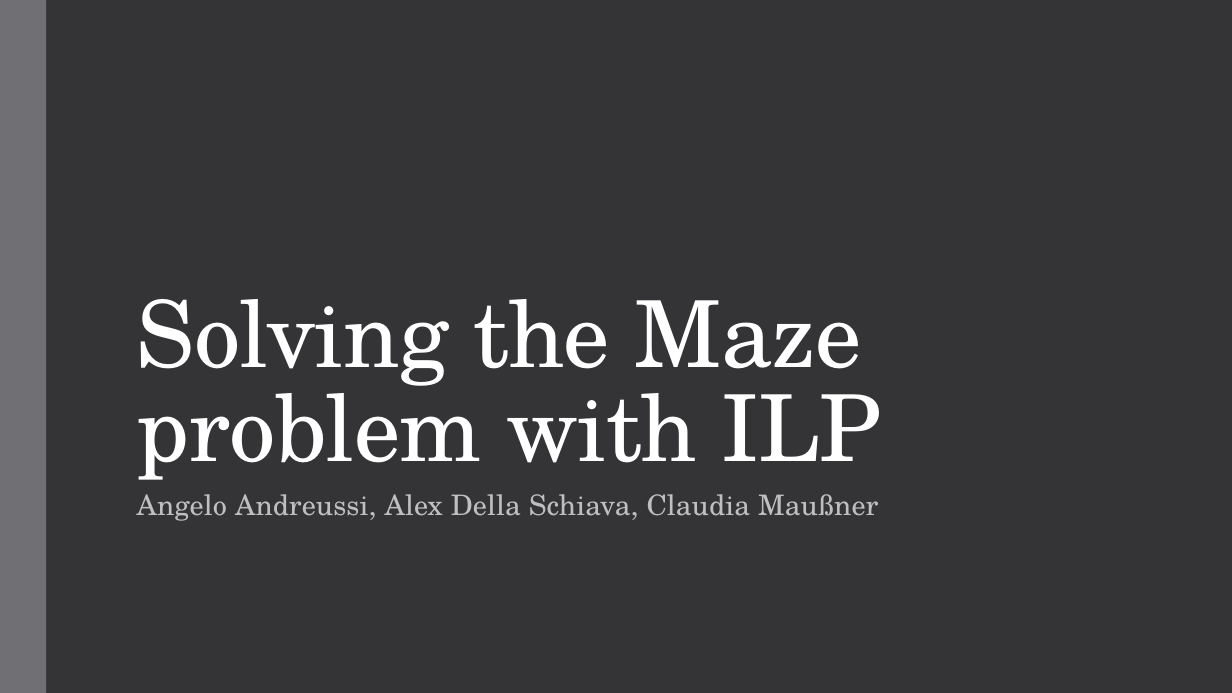
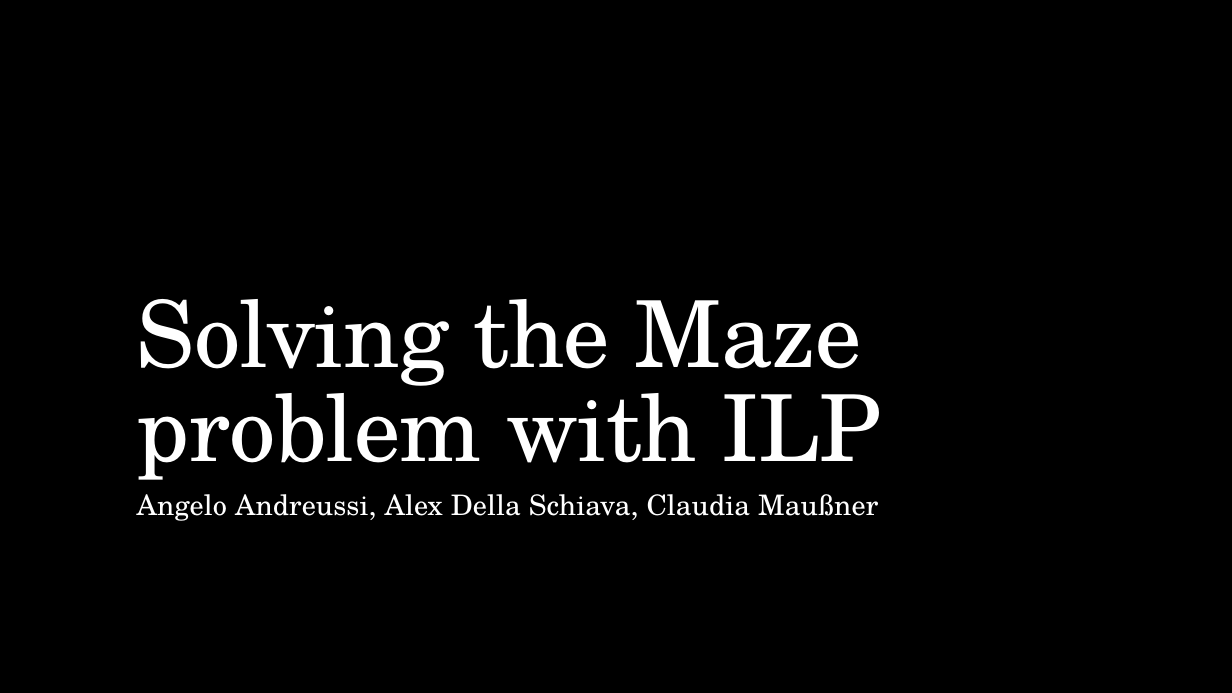
Before and after one commit to Alex-Dell1/ATAI_Maze_Project, a slide deck: slide 1 of ATAI_Presentation.pptx. Drawn at 1232x693 pixels with LibreOffice and Linux fonts; fonts in the diff are those of the drawing; background and template pictures are left out. Boxes give left, top, right and bottom in pixels: in the first picture for what was removed or moved away, otherwise in the second. Text is boxed around its words. In the diff, an @@ line names an element or a change of style, - is before the commit and + after.

```diff
--- a/ATAI_Presentation.pptx
+++ b/ATAI_Presentation.pptx
@@ background #353537 to picture (left out) @@
@@ rectangle added at (0, 0, 1232, 693), fill #000000 @@
@@ subtitle "Angelo Andreussi, Alex Della Schiava, ..." at (137, 494, 878, 521): text colour #BFBFBF to #FFFFFF @@
```
Also in this commit, not shown: 7 other slides changed, 1 slide added, 1 other file.
